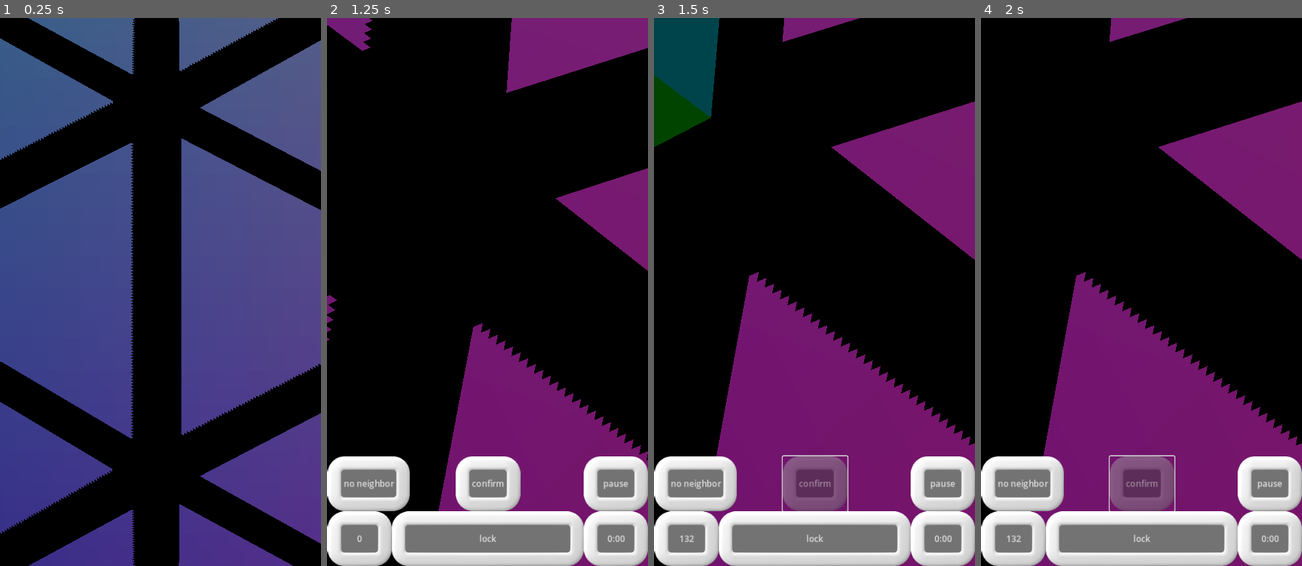
Above: before the commit, frames 1-4 (left to right).
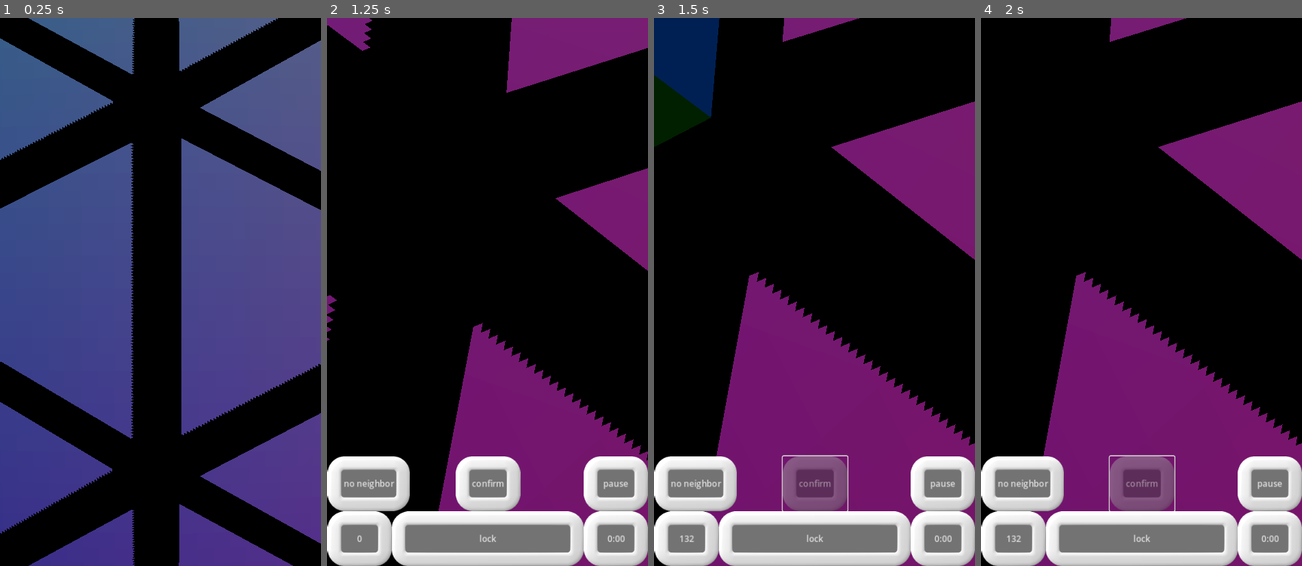
Above: after the commit, the same moments.

Repository: WalynC/sphereSweeperGodot
Game: Godot game, scene res://mainScenes/game.tscn
Two runs of this game, one before a commit and one after it. Both use one fixed random seed, a clock stepped at 60 frames per second and the inputs below.
Inputs (mouse positions are in pixels of both pictures, inside the frame that each line leads up to):
- Up to frame 1 (0.25 s): no input
- Up to frame 2 (1.25 s): move the mouse to (558, 264) at 0.52 s; hold Right (ui_right) from 0.53 s (still down); hold Down (scroll_down) from 0.53 s (still down); click (558, 264) at 0.67 s
- Up to frame 3 (1.5 s): release Right (ui_right) at 1.25 s; release Down (scroll_down) at 1.25 s; click "confirm" at 1.25 s
- Up to frame 4 (2 s): no input

Frames 1-2 are identical in both runs. In frame 3, 3.9% of the frame differs, in the area x 0-21%, y 0-24%; in frame 4, nothing differs.

Commit message:
Finishes cloud visuals

Diff:
--- a/mainScenes/game.tscn
+++ b/mainScenes/game.tscn
@@ -25,7 +25,8 @@
 sky_material = SubResource("ProceduralSkyMaterial_f4sy1")
 
 [sub_resource type="Environment" id="Environment_mnlou"]
-background_mode = 2
+background_mode = 1
+background_color = Color(0, 0.270588, 0.592157, 1)
 sky = SubResource("Sky_yista")
 tonemap_mode = 2
 glow_enabled = true
--- a/scripts/visual themes/day/CloudManager.gd
+++ b/scripts/visual themes/day/CloudManager.gd
@@ -12,6 +12,7 @@
 	for i in range(0, clouds.size()):
 		var speed = deg_to_rad(GameManager.visRNG.randf_range(0.5, 0.25) * (-1 if GameManager.visRNG.randi_range(0,1) == 0 else 1))
 		rotDir[i] = Vector3.UP*speed
+		clouds[i].position = Vector3.ZERO
 		clouds[i].rotate_object_local(Vector3.UP, deg_to_rad(GameManager.visRNG.randf_range(-180, 180)))
 		clouds[i].rotate_object_local(Vector3.RIGHT, deg_to_rad(GameManager.visRNG.randf_range(-180, 180)))
 		clouds[i].rotate_object_local(Vector3.FORWARD, deg_to_rad(GameManager.visRNG.randf_range(-180, 180)))
--- a/visualThemes/dayVisualTheme/CloudVShader.tres
+++ b/visualThemes/dayVisualTheme/CloudVShader.tres
@@ -1,9 +1,10 @@
-[gd_resource type="VisualShader" load_steps=8 format=3 uid="uid://gt6hyoqv6abc"]
+[gd_resource type="VisualShader" load_steps=9 format=3 uid="uid://gt6hyoqv6abc"]
 
 [ext_resource type="Texture2D" uid="uid://xtuvs8ptx7u5" path="res://clouds2.png" id="1_6mj5c"]
 
 [sub_resource type="VisualShaderNodeFresnel" id="VisualShaderNodeFresnel_7hbd1"]
 output_port_for_preview = 0
+default_input_values = [2, true, 3, 1.0]
 
 [sub_resource type="VisualShaderNodeFloatConstant" id="VisualShaderNodeFloatConstant_fm1nd"]
 output_port_for_preview = 0
@@ -16,36 +17,23 @@
 output_port_for_preview = 0
 operator = 2
 
-[sub_resource type="VisualShaderNodeInput" id="VisualShaderNodeInput_xy7jh"]
-input_name = "vertex"
+[sub_resource type="VisualShaderNodeFloatOp" id="VisualShaderNodeFloatOp_tvpx7"]
+default_input_values = [0, 0.0, 1, 0.25]
+operator = 1
 
-[sub_resource type="VisualShaderNodeVectorOp" id="VisualShaderNodeVectorOp_l4w0m"]
-default_input_values = [0, Vector3(0, 0, 0), 1, Vector3(-1, -1, -1)]
-operator = 2
+[sub_resource type="VisualShaderNodeFloatOp" id="VisualShaderNodeFloatOp_8p1r0"]
+output_port_for_preview = 0
+operator = 7
+
+[sub_resource type="VisualShaderNodeFresnel" id="VisualShaderNodeFresnel_xu6s8"]
 
 [resource]
 code = "shader_type spatial;
-render_mode blend_mix, depth_draw_opaque, cull_back, diffuse_lambert, specular_schlick_ggx;
+render_mode blend_mix, depth_draw_opaque, cull_front, diffuse_lambert, specular_schlick_ggx, unshaded, shadows_disabled;
 
 uniform sampler2D tex_frg_5;
 
 
-
-void vertex() {
-// Input:2
-	vec3 n_out2p0 = VERTEX;
-
-
-// VectorOp:3
-	vec3 n_in3p1 = vec3(-1.00000, -1.00000, -1.00000);
-	vec3 n_out3p0 = n_out2p0 * n_in3p1;
-
-
-// Output:0
-	VERTEX = n_out3p0;
-
-
-}
 
 void fragment() {
 // Texture2D:5
@@ -57,11 +45,25 @@
 
 
 // Fresnel:2
-	float n_out2p0 = pow(1.0 - clamp(dot(NORMAL, VIEW), 0.0, 1.0), n_out3p0);
+	float n_out2p0 = pow(clamp(dot(NORMAL, VIEW), 0.0, 1.0), n_out3p0);
+
+
+// FloatOp:7
+	float n_in7p1 = 0.25000;
+	float n_out7p0 = n_out2p0 - n_in7p1;
+
+
+// Fresnel:9
+	float n_in9p3 = 1.00000;
+	float n_out9p0 = pow(1.0 - clamp(dot(NORMAL, VIEW), 0.0, 1.0), n_in9p3);
+
+
+// FloatOp:8
+	float n_out8p0 = min(n_out7p0, n_out9p0);
 
 
 // FloatOp:6
-	float n_out6p0 = n_out5p0.x * n_out2p0;
+	float n_out6p0 = n_out5p0.x * n_out8p0;
 
 
 // Output:0
@@ -71,12 +73,10 @@
 
 }
 "
-graph_offset = Vector2(-406.213, -56.7343)
-nodes/vertex/2/node = SubResource("VisualShaderNodeInput_xy7jh")
-nodes/vertex/2/position = Vector2(-240, 240)
-nodes/vertex/3/node = SubResource("VisualShaderNodeVectorOp_l4w0m")
-nodes/vertex/3/position = Vector2(140, 260)
-nodes/vertex/connections = PackedInt32Array(2, 0, 3, 0, 3, 0, 0, 0)
+graph_offset = Vector2(-567.714, -201.162)
+modes/cull = 1
+flags/unshaded = true
+flags/shadows_disabled = true
 nodes/fragment/0/position = Vector2(720, -60)
 nodes/fragment/2/node = SubResource("VisualShaderNodeFresnel_7hbd1")
 nodes/fragment/2/position = Vector2(-680, 180)
@@ -85,5 +85,11 @@
 nodes/fragment/5/node = SubResource("VisualShaderNodeTexture_7xnhv")
 nodes/fragment/5/position = Vector2(-460, -260)
 nodes/fragment/6/node = SubResource("VisualShaderNodeFloatOp_fhnl7")
-nodes/fragment/6/position = Vector2(60, 60)
-nodes/fragment/connections = PackedInt32Array(3, 0, 2, 3, 5, 0, 0, 0, 5, 0, 6, 0, 6, 0, 0, 1, 2, 0, 6, 1)
+nodes/fragment/6/position = Vector2(200, 0)
+nodes/fragment/7/node = SubResource("VisualShaderNodeFloatOp_tvpx7")
+nodes/fragment/7/position = Vector2(-360, 140)
+nodes/fragment/8/node = SubResource("VisualShaderNodeFloatOp_8p1r0")
+nodes/fragment/8/position = Vector2(-83.7133, 169.021)
+nodes/fragment/9/node = SubResource("VisualShaderNodeFresnel_xu6s8")
+nodes/fragment/9/position = Vector2(-540, 520)
+nodes/fragment/connections = PackedInt32Array(3, 0, 2, 3, 5, 0, 6, 0, 2, 0, 7, 0, 7, 0, 8, 0, 8, 0, 6, 1, 9, 0, 8, 1, 5, 0, 0, 0, 6, 0, 0, 1)
